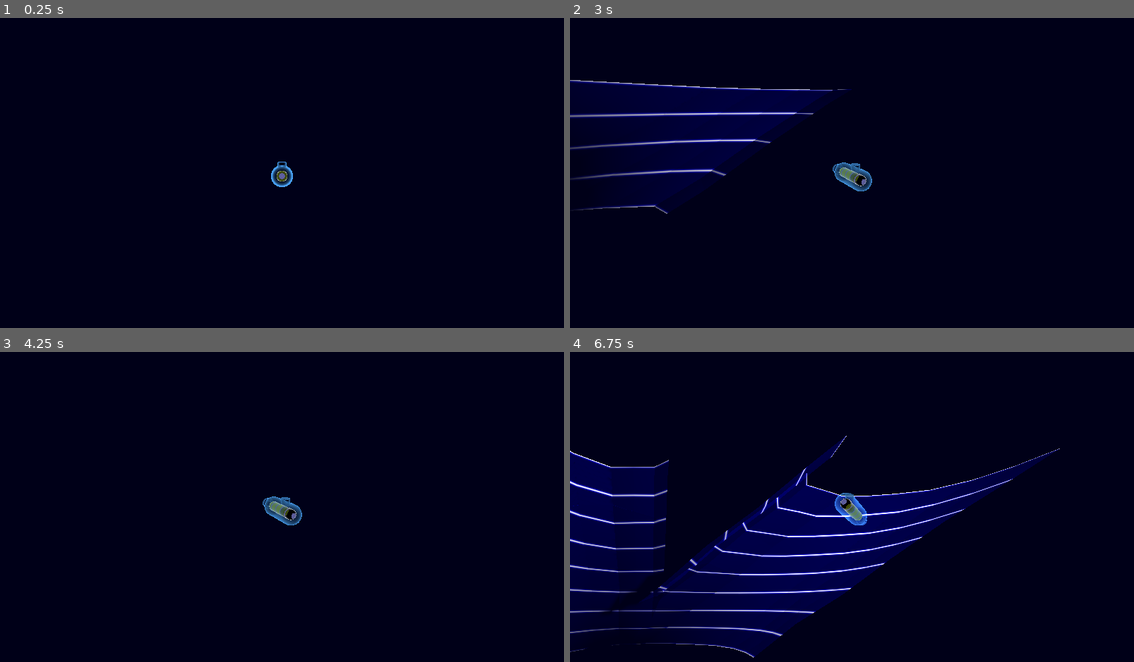
Above: before the commit, frames 1-4 (two rows, left to right).
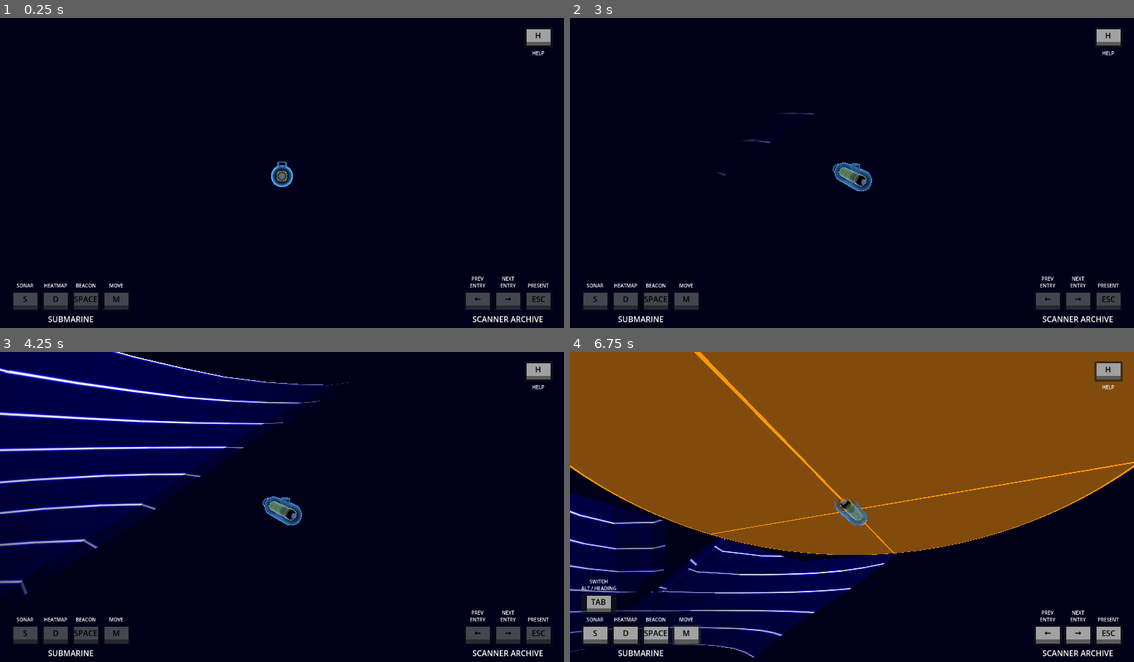
Above: after the commit, the same moments.

Repository: squirrelsoftcompany/LD57
Game: Godot game, scene res://Scenes/test_scene.tscn
The game is run twice, just before and just after one commit, with the same random seed, the same clock (stepped at 60 frames per second) and the same inputs.
Inputs (mouse positions are in pixels of both pictures, inside the frame that each line leads up to):
- Up to frame 1 (0.25 s): no input
- Up to frame 2 (3 s): click (1105, 36) at 0.5 s, where only the run after the commit has a clickable "H"; tap Enter at 1.25 s; move the mouse to (976, 160) at 1.27 s; hold Right (av_forward) 1.28-2 s; hold Tab (mi_switch) 1.28-2 s; click (976, 160) at 1.42 s; tap M (mi_toggle) at 1.55 s; drag from (739, 191) to (823, 238) at 2.02 s; click (598, 300) at 2.75 s, where only the run after the commit has a clickable "S"
- Up to frame 3 (4.25 s): tap Space (mi_launch) at 3.5 s; move the mouse to (338, 441) at 3.52 s; hold Right (av_forward) from 3.53 s (still down); hold S (scan_huge_sonar) from 3.53 s (still down); tap Tab (mi_switch) at 3.8 s
- Up to frame 4 (6.75 s): release Right (av_forward) at 4.25 s; release S (scan_huge_sonar) at 4.25 s; drag from (823, 572) to (682, 463) at 4.27 s; click (626, 634) at 5 s, where only the run after the commit has a clickable "D"; click (654, 634) at 5.75 s, where only the run after the commit has a clickable "SPACE"; click (688, 634) at 6.5 s, where only the run after the commit has a clickable "M"

The runs differ from the first frame. In frame 1, 2.3% of the frame differs, in the area x 2-98%, y 3-99%; in frame 2, 10%; in frame 3, 25%; in frame 4, 60%, in the area x 0-100%, y 0-99%.

Commit message:
maps buttons

Diff:
--- a/Scenes/GUI/bottom_button.tscn
+++ b/Scenes/GUI/bottom_button.tscn
@@ -18,7 +18,6 @@
 offset_bottom = -47.872
 alignment = 2
 script = ExtResource("1_gg6lv")
-disabled = null
 
 [node name="Label" type="Label" parent="."]
 layout_mode = 2
--- a/Scenes/GUI/top_button.tscn
+++ b/Scenes/GUI/top_button.tscn
@@ -17,8 +17,6 @@
 offset_right = -33.6
 offset_bottom = -47.872
 script = ExtResource("1_o3fap")
-ask_signal_name = null
-disabled = null
 
 [node name="Button" type="Button" parent="."]
 layout_mode = 2
--- a/Scenes/test_scene.tscn
+++ b/Scenes/test_scene.tscn
@@ -1,8 +1,9 @@
-[gd_scene load_steps=5 format=3 uid="uid://bdujusajoavl0"]
+[gd_scene load_steps=6 format=3 uid="uid://bdujusajoavl0"]
 
 [ext_resource type="PackedScene" uid="uid://ch33d4mqh5ac2" path="res://Scenes/map.tscn" id="1_oho3u"]
 [ext_resource type="PackedScene" uid="uid://cv6ur380qfy8o" path="res://Scenes/player.tscn" id="2_hb2xm"]
 [ext_resource type="PackedScene" uid="uid://cavo4y7twdfwx" path="res://Scenes/world_environment.tscn" id="4_x033f"]
+[ext_resource type="PackedScene" uid="uid://cl7b76mxru8tl" path="res://Scenes/GUI/gui.tscn" id="5_ak5v8"]
 [ext_resource type="PackedScene" uid="uid://3hh1h3nvrtpo" path="res://Scenes/IngameUI/archive_visitor.tscn" id="7_rdbpf"]
 
 [node name="TestScene" type="Node3D"]
@@ -19,3 +20,5 @@
 [node name="WorldEnvironment" parent="." instance=ExtResource("4_x033f")]
 
 [node name="ArchiveVisitor" parent="." instance=ExtResource("7_rdbpf")]
+
+[node name="Gui" parent="." instance=ExtResource("5_ak5v8")]
--- a/Scripts/Autoload/EventHolder.gd
+++ b/Scripts/Autoload/EventHolder.gd
@@ -9,6 +9,25 @@
 #scanner
 signal player_start_scanning(state: Archive.SonarState)
 signal player_finish_scanning(state: Archive.SonarState)
+#ask
+@warning_ignore("unused_signal")
+signal ask_sonar()
+@warning_ignore("unused_signal")
+signal ask_heatmap()
+@warning_ignore("unused_signal")
+signal ask_beacon()
+@warning_ignore("unused_signal")
+signal ask_move()
+@warning_ignore("unused_signal")
+signal ask_switch()
+@warning_ignore("unused_signal")
+signal ask_prev_entry()
+@warning_ignore("unused_signal")
+signal ask_next_entry()
+@warning_ignore("unused_signal")
+signal ask_present()
+@warning_ignore("unused_signal")
+signal ask_show_help()
 
 
 var _moving := false
--- a/Scripts/GUI/button.gd
+++ b/Scripts/GUI/button.gd
@@ -28,3 +28,12 @@
 func set_disabled(value):
 	disabled = value
 	$Button.disabled = disabled
+
+
+func _ready() -> void:
+	$Button.connect("pressed", _on_button_pressed)
+
+
+func _on_button_pressed() -> void:
+	print("button pressed -> ", ask_signal_name)
+	GlobalEventHolder.emit_signal(ask_signal_name)
--- a/Scripts/GUI/gui.gd
+++ b/Scripts/GUI/gui.gd
@@ -1 +1,32 @@
 extends Control
+
+
+@onready var _move_button : SpecialButton = $Control/VBoxContainer/HBoxContainer/MoveButton
+@onready var _switch_button : SpecialButton = $Control/VBoxContainer/HBoxContainer3/SwitchButton
+@onready var _sonar_button : SpecialButton = $Control/VBoxContainer/HBoxContainer/SonarButton
+@onready var _heatmap_button : SpecialButton = $Control/VBoxContainer/HBoxContainer/HeatmapButton
+@onready var _beacon_button : SpecialButton = $Control/VBoxContainer/HBoxContainer/BeaconButton
+@onready var _prev_button : SpecialButton = $Control/VBoxContainer2/HBoxContainer2/PrevButton
+@onready var _next_button : SpecialButton = $Control/VBoxContainer2/HBoxContainer2/NextButton
+@onready var _present_button : SpecialButton = $Control/VBoxContainer2/HBoxContainer2/PresentButton
+
+
+# Called when the node enters the scene tree for the first time.
+func _ready() -> void:
+	_switch_button.visible = false
+	_switch_button.disabled = true
+	GlobalEventHolder.connect("ask_move", func(): _switch_button.visible = true)
+	GlobalEventHolder.connect("ask_move", func(): _switch_button.disabled = false)
+	GlobalEventHolder.connect("player_start_moving", func(_x, _y): _switch_button.visible = false)
+	GlobalEventHolder.connect("player_start_moving", func(_x, _y): _switch_button.disabled = true)
+
+
+# Called every frame. 'delta' is the elapsed time since the previous frame.
+func _process(_delta: float) -> void:
+	_move_button.disabled = !GlobalEventHolder.CanMove()
+	_sonar_button.disabled = !GlobalEventHolder.CanScan()
+	_heatmap_button.disabled = !GlobalEventHolder.CanScan()
+	_beacon_button.disabled = !GlobalEventHolder.CanScan()
+	_prev_button.disabled = !GlobalEventHolder.CanNavigate()
+	_next_button.disabled = !GlobalEventHolder.CanNavigate()
+	_present_button.disabled = !GlobalEventHolder.CanNavigate()
--- a/Scripts/IngameUI/MovingInteraction.gd
+++ b/Scripts/IngameUI/MovingInteraction.gd
@@ -18,15 +18,16 @@
 var _candidate_position := Vector3(0,0,0)
 var _candidate_altitude := 0.0
 var _behind := true
+var _switched := false
 
 
 # Called when the node enters the scene tree for the first time.
 func _ready() -> void:
+	GlobalEventHolder.connect("ask_switch", func (): _switched = !_switched)
 	connect("visibility_changed", self._on_visibility_changed)
 	_circleAzimuthDistance.scale = Vector3.ONE * distance_range.y * 2
 	_circleAzimuthDistance.set_instance_shader_parameter("MainRadius", distance_range.y)
 	update_render_priority()
-	pass # Replace with function body.
 
 
 func _on_visibility_changed() -> void:
@@ -59,13 +60,8 @@
 	_circleResult.get_surface_override_material(0).render_priority = render_priority
 
 
-var _switched := false
 func _unhandled_input(event: InputEvent) -> void:
 	if !visible: return
-
-	if event is InputEventKey:
-		if event.is_action_pressed("mi_switch"):
-			_switched = !_switched
 
 	if event is InputEventMouseMotion:
 		if _switched:
--- a/Scripts/IngameUI/archive_visitor.gd
+++ b/Scripts/IngameUI/archive_visitor.gd
@@ -14,20 +14,11 @@
 	GlobalArchive.connect("tp_cleared", _on_tp_cleared)
 	GlobalArchive.connect("tp_added", _on_tp_added)
 	GlobalArchive.connect("last_tp_updated", _on_last_tp_updated)
+	GlobalEventHolder.connect("ask_prev_entry", navigate_back)
+	GlobalEventHolder.connect("ask_next_entry", navigate_forward)
+	GlobalEventHolder.connect("ask_present", quit_navigation)
 	for i in GlobalArchive._archive.size():
 		_on_tp_added(i, GlobalArchive._archive[i])
-
-
-func _input(event: InputEvent) -> void:
-	if !GlobalEventHolder.CanNavigate(): return
-
-	if event is InputEventKey:
-		if event.is_action_pressed("av_back", false, true):
-			navigate_back()
-		if event.is_action_pressed("av_forward", false, true):
-			navigate_forward()
-		if event.is_action_pressed("av_quit", false, true):
-			quit_navigation()
 
 
 var _visiting_idx := -1
--- a/Scripts/Scanner/sonar.gd
+++ b/Scripts/Scanner/sonar.gd
@@ -16,16 +16,9 @@
 	GlobalEventHolder.connect("player_finish_moving", _on_player_finish_moving)
 	GlobalEventHolder.connect("player_navigate_archive", _on_player_navigate_archive)
 	GlobalEventHolder.connect("player_quit_navigating_archive", _on_player_quit_navigating_moving)
+	GlobalEventHolder.connect("ask_sonar", func(): _animate_huge_sonar(global_position))
 	self.omni_range = 0
 	_animate_mini_sonar(global_position)
-
-
-func _input(event: InputEvent) -> void:
-	if !GlobalEventHolder.CanScan(): return
-
-	if event is InputEventKey:
-		if event.is_action_pressed("scan_huge_sonar"):
-			_animate_huge_sonar(global_position)
 
 
 func _on_player_start_moving(_player_position: Vector3, _player_rotation: Vector3):
--- a/Scripts/player.gd
+++ b/Scripts/player.gd
@@ -23,14 +23,11 @@
 	GlobalArchive.add_timepoint(position, rotation)
 	GlobalEventHolder.connect("player_navigate_archive", _on_player_navigate_archive)
 	GlobalEventHolder.connect("player_quit_navigating_archive", _on_player_quit_navigating_archive)
+	GlobalEventHolder.connect("ask_move", _toggle_selecting_movement)
 
 
 func _input(event: InputEvent) -> void:
 	if !GlobalEventHolder.CanMove(): return
-
-	if event is InputEventKey:
-		if event.is_action_pressed("mi_toggle", false, true):
-			_toggle_selecting_movement()
 
 	if event is InputEventMouseButton:
 		if event.button_index == MOUSE_BUTTON_RIGHT and _selecting_movement:
